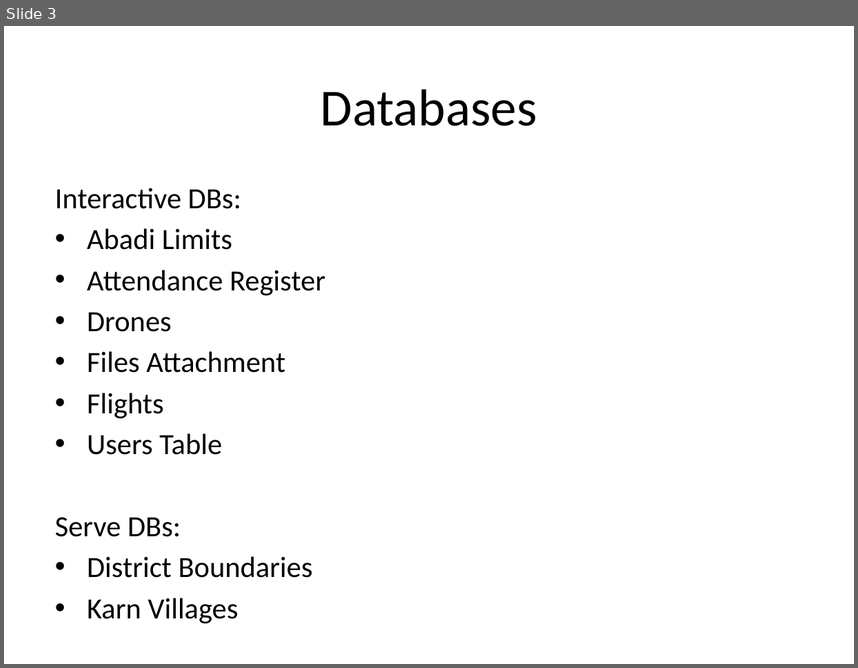
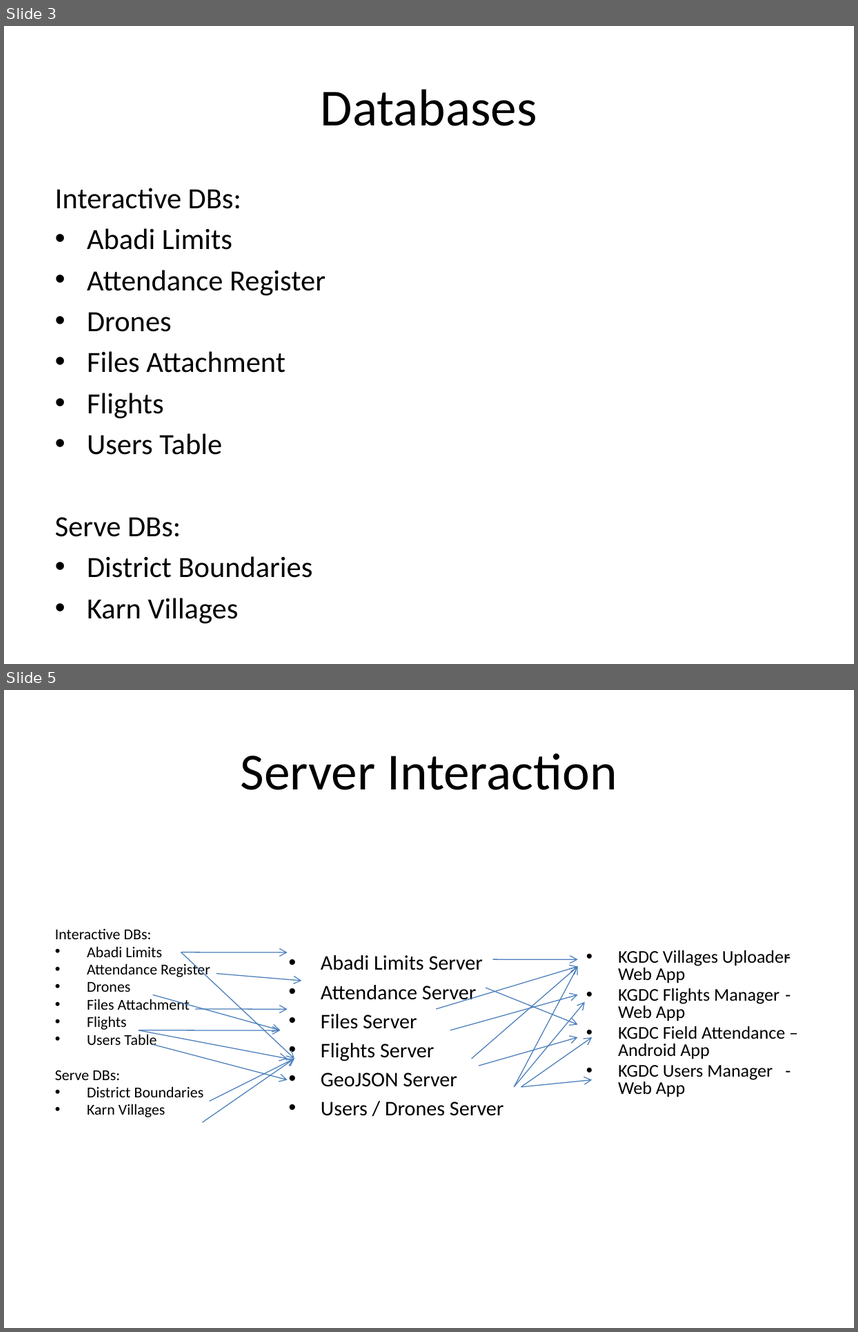
Before and after one commit to ruphil/Karnataka-GDC-Dedicated, a slide deck: Outline.pptx. Shown one above the other, each under a label of ours: slide 3 before the commit, slides 3 and 5 after it; the slides between them are not shown. The pictures are 858x668 and 858x1332 pixels, drawn with LibreOffice and Linux fonts; fonts in the diff are those of the drawing. Boxes give left, top, right and bottom in pixels: in the first picture for what was removed or moved away, otherwise in the second. Text is boxed around its words. In the diff, an @@ line names an element or a change of style, - is before the commit and + after.

```diff
--- a/Outline.pptx
+++ b/Outline.pptx
@@ slide 5 added at (4,690,854,1328), background #FFFFFF @@
@@ title added at (240,753,617,790), 44 pt, text #000000 @@
+Server Interaction
@@ text added at (55,929,210,1117), 12.8 pt, text #000000 @@
+Interactive DBs:
+• Abadi Limits
+• Attendance Register
+• Drones
+• Files Attachment
+• Flights
+• Users Table
+Serve DBs:
+• District Boundaries
+• Karn Villages
@@ arrow added from (181, 952) to (287, 953), #4B7EBC 0.75 pt @@
@@ arrow added from (181, 952) to (294, 1058), #4B7EBC 0.75 pt @@
@@ text added at (321,955,504,1116), 17.6 pt, text #000000 @@
+• Abadi Limits Server
+• Attendance Server
+• Files Server
+• Flights Server
+• GeoJSON Server
+• Users / Drones Server
@@ text added at (618,950,791,1097), 15.2 pt, text #000000 @@
+• KGDC Villages Uploader - Web App
+• KGDC Flights Manager - Web App
+• KGDC Field Attendance – Android App
+• KGDC Users Manager - Web App
@@ arrow added from (217, 973) to (301, 980), #4B7EBC 0.75 pt @@
@@ arrow added from (436, 1009) to (578, 966), #4B7EBC 0.75 pt @@
@@ arrow added from (472, 1058) to (578, 966), #4B7EBC 0.75 pt @@
@@ arrow added from (493, 960) to (578, 960), #4B7EBC 0.75 pt @@
@@ arrow added from (514, 1087) to (578, 966), #4B7EBC 0.75 pt @@
@@ arrow added from (153, 994) to (280, 1030), #4B7EBC 0.75 pt @@
@@ arrow added from (450, 1030) to (578, 994), #4B7EBC 0.75 pt @@
@@ arrow added from (486, 987) to (578, 1024), #4B7EBC 0.75 pt @@
@@ arrow added from (195, 1009) to (287, 1009), #4B7EBC 0.75 pt @@
@@ arrow added from (514, 1087) to (584, 1002), #4B7EBC 0.75 pt @@
@@ arrow added from (139, 1030) to (280, 1030), #4B7EBC 0.75 pt @@
@@ arrow added from (139, 1030) to (287, 1058), #4B7EBC 0.75 pt @@
@@ arrow added from (478, 1066) to (578, 1037), #4B7EBC 0.75 pt @@
@@ arrow added from (521, 1087) to (593, 1037), #4B7EBC 0.75 pt @@
@@ arrow added from (153, 1045) to (287, 1079), #4B7EBC 0.75 pt @@
@@ arrow added from (202, 1122) to (294, 1058), #4B7EBC 0.75 pt @@
@@ arrow added from (210, 1101) to (294, 1058), #4B7EBC 0.75 pt @@
@@ arrow added from (521, 1087) to (593, 1079), #4B7EBC 0.75 pt @@
```
Also in this commit, not shown: 2 slides changed.
